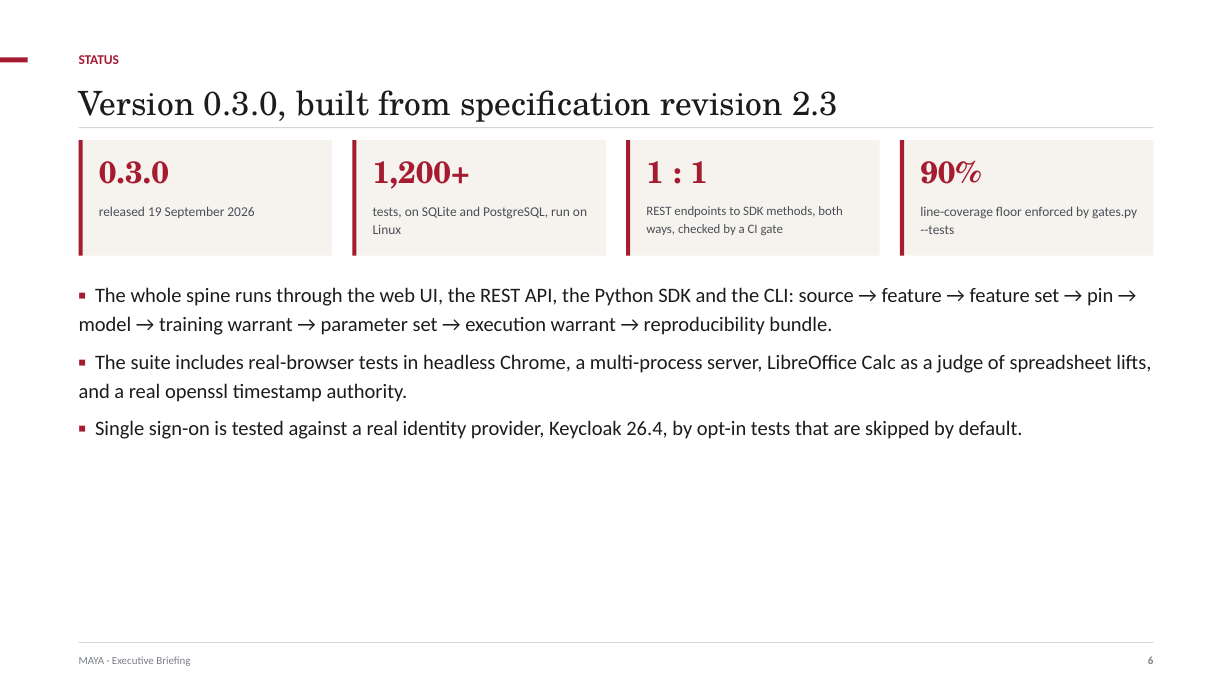
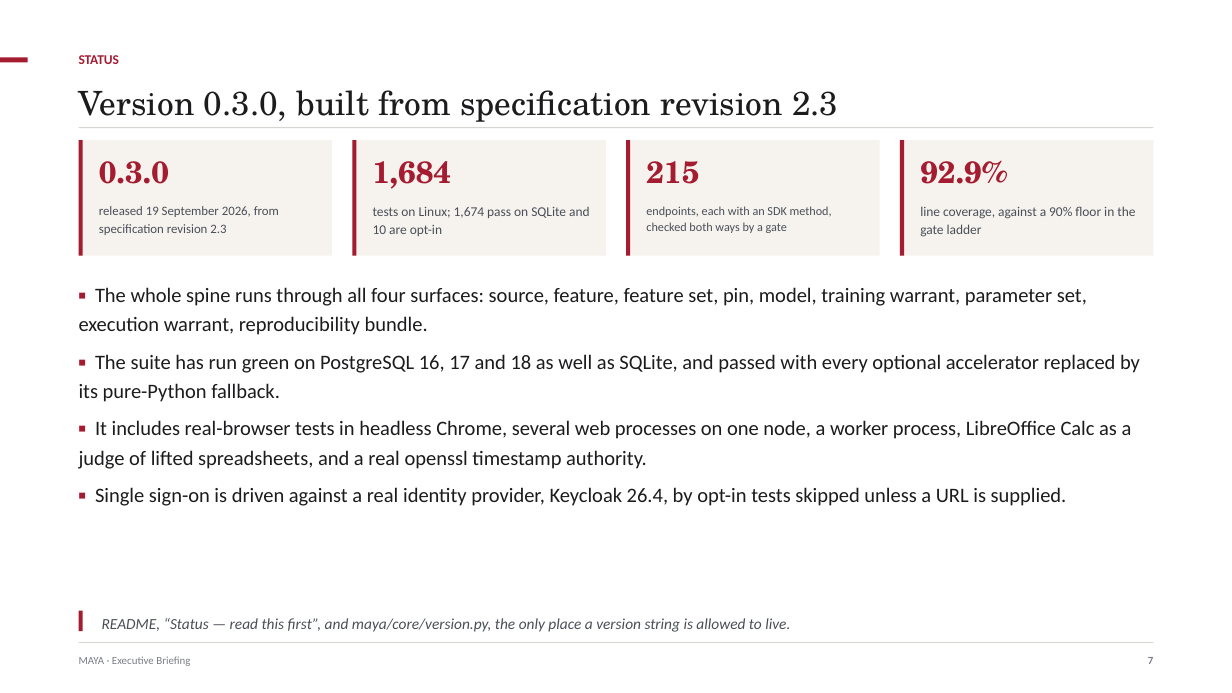
Before and after one commit to ajsinha/maya, a slide deck: slide 7 of docs/MAYA-Executive-Briefing.pptx (slide 6 before the commit). Drawn at 1232x693 pixels with LibreOffice and Linux fonts; fonts in the diff are those of the drawing. Boxes give left, top, right and bottom in pixels: in the first picture for what was removed or moved away, otherwise in the second. Text is boxed around its words. In the diff, an @@ line names an element or a change of style, - is before the commit and + after.

Commit message:
Three decks that tell the product, not the paper
The Concepts and Formalism deck walked the research paper and marked each
construction with what MAYA implements. That is commentary on a document,
not an account of a product: a reader who wanted to know what MAYA does
had to care first about what the paper claims. It is deleted, its module
with it, and the theory now lives only in the paper.

In its place MAYA-Capabilities: what the platform does, ending with one
model carried the whole way -- IFRS 9 expected credit loss, three members
and a combiner, the contract that could not see the combiner's own
parameters, the four places MAYA said no, and the finding the study
refused to flatter, that at portfolio level the allowance is 2.67 times
the loss. A worked example is what makes it a story rather than a list.

The other two are rewritten against the code rather than edited. What the
old decks had got wrong, and now say correctly: fifteen feature operators,
not twelve; six covenant kinds, not five; five rungs of the artifact
ladder gate and the sixth records a warning; MAYA evaluates the formula IR
in process and refuses a declared black box outright rather than scoring
it; fragments are chunked in rows, not bytes; seven capacity targets are
met and one is not met reliably; nine case studies are built, not eleven.
There is no committee primitive, so the slides say approval thresholds.

```diff
--- a/docs/MAYA-Executive-Briefing.pptx
+++ b/docs/MAYA-Executive-Briefing.pptx
@@ text at box(373, 161, 452, 189): text changed @@
-1,200+
+1,684
@@ text at box(646, 161, 699, 184): text changed @@
-1 : 1
+215
@@ text at box(920, 161, 1007, 184): text changed @@
-90%
+92.9%
@@ text at box(99, 206, 279, 235): text changed; size 10.5 to 10 pt @@
-released 19 September 2026
+released 19 September 2026, from specification revision 2.3
@@ text at box(373, 207, 590, 236): text changed @@
-tests, on SQLite and PostgreSQL, run on Linux
+tests on Linux; 1,674 pass on SQLite and 10 are opt-in
@@ text at box(646, 206, 832, 233): text changed; size 10 to 9.5 pt @@
-REST endpoints to SDK methods, both ways, checked by a CI gate
+endpoints, each with an SDK method, checked both ways by a gate
@@ text at box(920, 206, 1135, 237): text changed @@
-line-coverage floor enforced by gates.py --tests
+line coverage, against a 90% floor in the gate ladder
@@ text at box(79, 287, 1140, 506): text changed @@
-▪ The whole spine runs through the web UI, the REST API, the Python SDK and the CLI: source → feature → feature set → pin → model → training warrant → parameter set → execution warrant → reproducibility bundle.
-▪ The suite includes real-browser tests in headless Chrome, a multi-process server, LibreOffice Calc as a judge of spreadsheet lifts, and a real openssl timestamp authority.
-▪ Single sign-on is tested against a real identity provider, Keycloak 26.4, by opt-in tests that are skipped by default.
+▪ The whole spine runs through all four surfaces: source, feature, feature set, pin, model, training warrant, parameter set, execution warrant, reproducibility bundle.
+▪ The suite has run green on PostgreSQL 16, 17 and 18 as well as SQLite, and passed with every optional accelerator replaced by its pure-Python fallback.
+▪ It includes real-browser tests in headless Chrome, several web processes on one node, a worker process, LibreOffice Calc as a judge of lifted spreadsheets, and a real openssl timestamp authority.
+▪ Single sign-on is driven against a real identity provider, Keycloak 26.4, by opt-in tests skipped unless a URL is supplied.
@@ rectangle added at box(79, 611, 82, 631), fill #A51C30 @@
@@ text added at box(102, 618, 790, 632), 12 pt, text #4A4F57, italic @@
+README, “Status — read this first”, and maya/core/version.py, the only place a version string is allowed to live.
@@ text at box(1148, 657, 1154, 664): text changed @@
-6
+7
```
Also in this commit, not shown: 15 other slides changed, 2 slides added, 12 other files.
